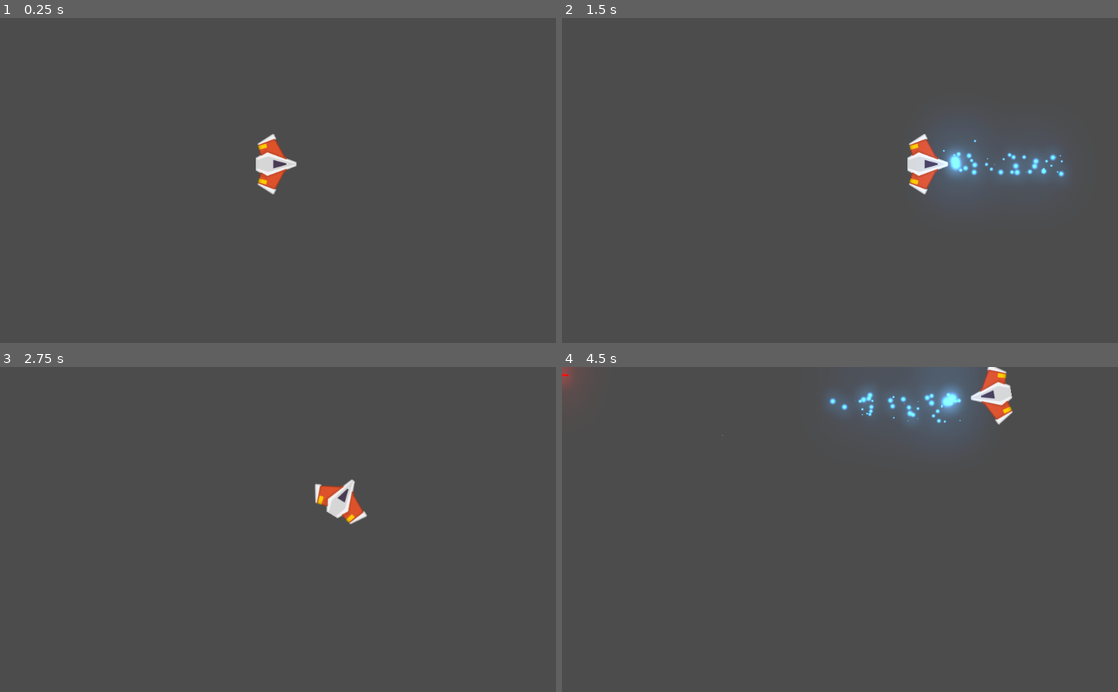
Above: before the commit, frames 1-4 (two rows, left to right).
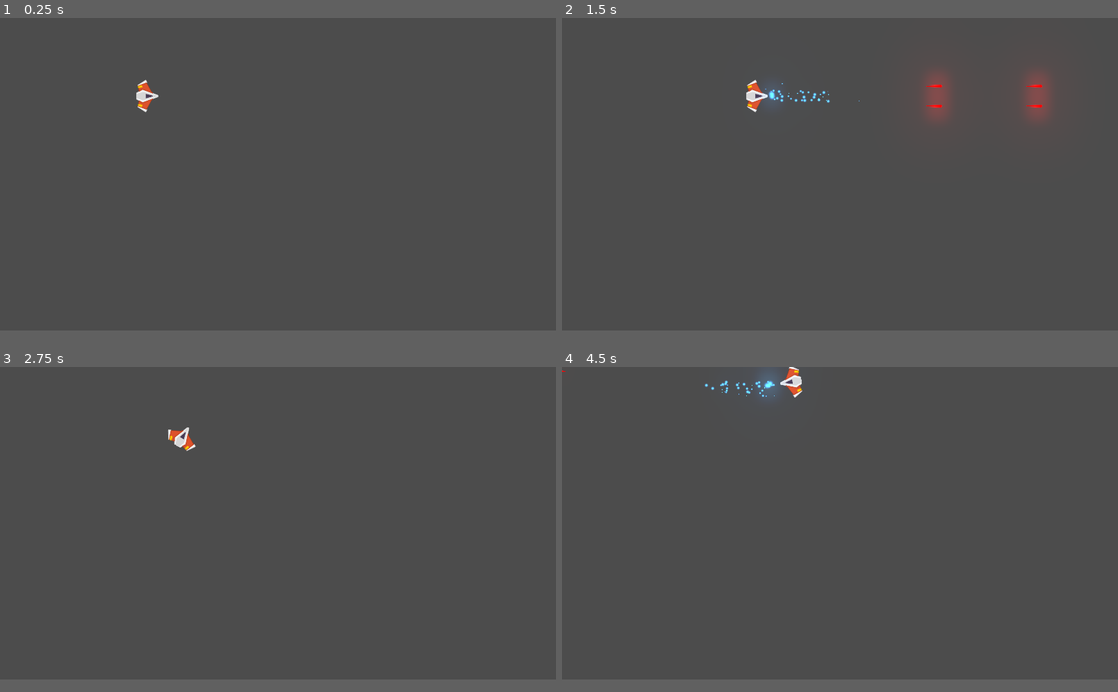
Above: after the commit, the same moments.

Repository: FernandoFranciscor333/Meteoritos_FernandoRomero
Game: Godot game, scene res://Juego/Niveles/NivelTest.tscn
Two runs of this game, one before a commit and one after it. Both use one fixed random seed, a clock stepped at 60 frames per second and the inputs below.
Inputs (mouse positions are in pixels of both pictures, inside the frame that each line leads up to):
- Up to frame 1 (0.25 s): no input
- Up to frame 2 (1.5 s): tap Enter at 0.5 s; move the mouse to (962, 164) at 0.52 s; hold W (mover_adelante) 0.53-1.28 s; hold Space (disparo_principal) 0.53-1.28 s; move the mouse to (728, 196) at 1.27 s; hold S (mover_atras) from 1.28 s (still down); click (728, 196) at 1.35 s
- Up to frame 3 (2.75 s): move the mouse to (333, 458) at 2.02 s; release S (mover_atras) at 2.03 s; hold W (mover_adelante) from 2.03 s (still down); hold A (rotar_antihorario) from 2.03 s (still down)
- Up to frame 4 (4.5 s): move the mouse to (812, 594) at 2.77 s; release A (rotar_antihorario) at 2.78 s; tap D (rotar_horario) at 2.85 s; move the mouse to (1006, 578) at 3.52 s; release W (mover_adelante) at 3.53 s; hold Space (disparo_principal) 3.53-4.28 s; hold S (mover_atras) from 3.53 s (still down); move the mouse to (673, 480) at 4.27 s; click (673, 480) at 4.35 s
In our replay, the window is 800x468 before the commit and 800x450 after it. These sizes can differ from the game's own. Grey fills any space a smaller window leaves; there, only what the larger window draws over its background counts as a difference.

The runs differ from the first frame. In frame 1, 0.9% of the frame differs, in the area x 24-54%, y 19-55%; in frame 2, 4.9%, in the area x 33-91%, y 16-55%; in frame 3, 0.9%; in frame 4, 4.7%.

Commit message:
Fixes (5.1)

Diff:
--- a/Meteoritos/Juego/Naves/Player/Player.gd
+++ b/Meteoritos/Juego/Naves/Player/Player.gd
@@ -24,8 +24,6 @@
 
 
 func _integrate_forces(state: Physics2DDirectBodyState) -> void:
-	print(rad2deg(rotation))
-	print(empuje.rotated(rotation))
 	apply_central_impulse(empuje.rotated(rotation))
 	apply_torque_impulse(dir_rotacion * potencia_rotacion)
 
--- a/Meteoritos/Juego/Naves/Player/Player.tscn
+++ b/Meteoritos/Juego/Naves/Player/Player.tscn
@@ -1,15 +1,18 @@
-[gd_scene load_steps=7 format=2]
+[gd_scene load_steps=8 format=2]
 
 [ext_resource path="res://Juego/Naves/Player/playerShip2_orange.png" type="Texture" id=1]
 [ext_resource path="res://Juego/Naves/Player/Player.gd" type="Script" id=2]
 [ext_resource path="res://Juego/Naves/Player/MaterialFisico.tres" type="PhysicsMaterial" id=3]
 [ext_resource path="res://Juego/Proyectiles/laser/LaserBeam2D.tscn" type="PackedScene" id=4]
 [ext_resource path="res://Juego/Proyectiles/Canion.tscn" type="PackedScene" id=5]
+[ext_resource path="res://Juego/Proyectiles/ProyectilPlayer.tscn" type="PackedScene" id=6]
 
 [sub_resource type="CircleShape2D" id=1]
 radius = 41.4367
 
 [node name="Player" type="RigidBody2D"]
+z_index = 50
+z_as_relative = false
 physics_material_override = ExtResource( 3 )
 linear_damp = 4.0
 script = ExtResource( 2 )
@@ -23,6 +26,7 @@
 shape = SubResource( 1 )
 
 [node name="Canion" parent="." instance=ExtResource( 5 )]
+proyectil = ExtResource( 6 )
 
 [node name="LaserBeam2D" parent="Canion" instance=ExtResource( 4 )]
 position = Vector2( 42, 0 )
--- a/Meteoritos/Juego/Proyectiles/Canion.tscn
+++ b/Meteoritos/Juego/Proyectiles/Canion.tscn
@@ -1,7 +1,7 @@
 [gd_scene load_steps=4 format=2]
 
 [ext_resource path="res://Juego/Proyectiles/Canion.gd" type="Script" id=1]
-[ext_resource path="res://Juego/Proyectiles/ProyectilNave.tscn" type="PackedScene" id=2]
+[ext_resource path="res://Juego/Proyectiles/ProyectilPlayer.tscn" type="PackedScene" id=2]
 [ext_resource path="res://Juego/Proyectiles/disparo_sfx1.ogg" type="AudioStream" id=3]
 
 [node name="Canion" type="Node2D"]
--- /dev/null
+++ b/Meteoritos/Juego/Proyectiles/ProyectilEnemigo.tscn
@@ -0,0 +1,13 @@
+[gd_scene load_steps=3 format=2]
+
+[ext_resource path="res://Juego/Proyectiles/ProyectilNave.tscn" type="PackedScene" id=1]
+[ext_resource path="res://Juego/Proyectiles/proyectil_enemigo.png" type="Texture" id=2]
+
+[node name="ProyectilEnemigo" instance=ExtResource( 1 )]
+z_index = 39
+z_as_relative = false
+collision_layer = 16
+
+[node name="Sprite" parent="." index="0"]
+modulate = Color( 0.0625, 2, 0, 1 )
+texture = ExtResource( 2 )
--- /dev/null
+++ b/Meteoritos/Juego/Proyectiles/ProyectilPlayer.tscn
@@ -0,0 +1,9 @@
+[gd_scene load_steps=2 format=2]
+
+[ext_resource path="res://Juego/Proyectiles/ProyectilNave.tscn" type="PackedScene" id=1]
+
+[node name="ProyectilPlayer" instance=ExtResource( 1 )]
+z_index = 40
+z_as_relative = false
+collision_layer = 8
+collision_mask = 6
--- a/Meteoritos/Juego/Proyectiles/laser/LaserBeam2D.tscn
+++ b/Meteoritos/Juego/Proyectiles/laser/LaserBeam2D.tscn
@@ -61,6 +61,8 @@
 color_ramp = SubResource( 2 )
 
 [node name="LaserBeam2D" type="RayCast2D"]
+z_index = 41
+z_as_relative = false
 enabled = true
 cast_to = Vector2( 0, 0 )
 script = ExtResource( 1 )
--- a/Meteoritos/project.godot
+++ b/Meteoritos/project.godot
@@ -46,11 +46,22 @@
 
 config/name="Meteoritos"
 run/main_scene="res://Juego/Niveles/NivelTest.tscn"
-config/icon="res://icon.png"
+config/icon="res://icono_juego.png"
 
 [autoload]
 
 Eventos="*res://Autoloads/Eventos.gd"
+
+[display]
+
+window/size/width=1920
+window/size/height=1080
+window/size/resizable=false
+window/size/always_on_top=true
+window/size/test_width=1280
+window/size/test_height=720
+window/stretch/mode="2d"
+window/stretch/aspect="keep"
 
 [gui]
 
@@ -93,6 +104,14 @@
  ]
 }
 
+[layer_names]
+
+2d_physics/layer_1="player"
+2d_physics/layer_2="enemigo"
+2d_physics/layer_3="meteorito"
+2d_physics/layer_4="proyectil_player"
+2d_physics/layer_5="proyectil_enemigo"
+
 [physics]
 
 common/enable_pause_aware_picking=true
Binary file added: Meteoritos/Juego/Proyectiles/proyectil_enemigo.png
Not shown, added: Meteoritos/Juego/Proyectiles/proyectil_enemigo.png.import
Binary file added: Meteoritos/icono_juego.png
Not shown, added: Meteoritos/icono_juego.png.import
